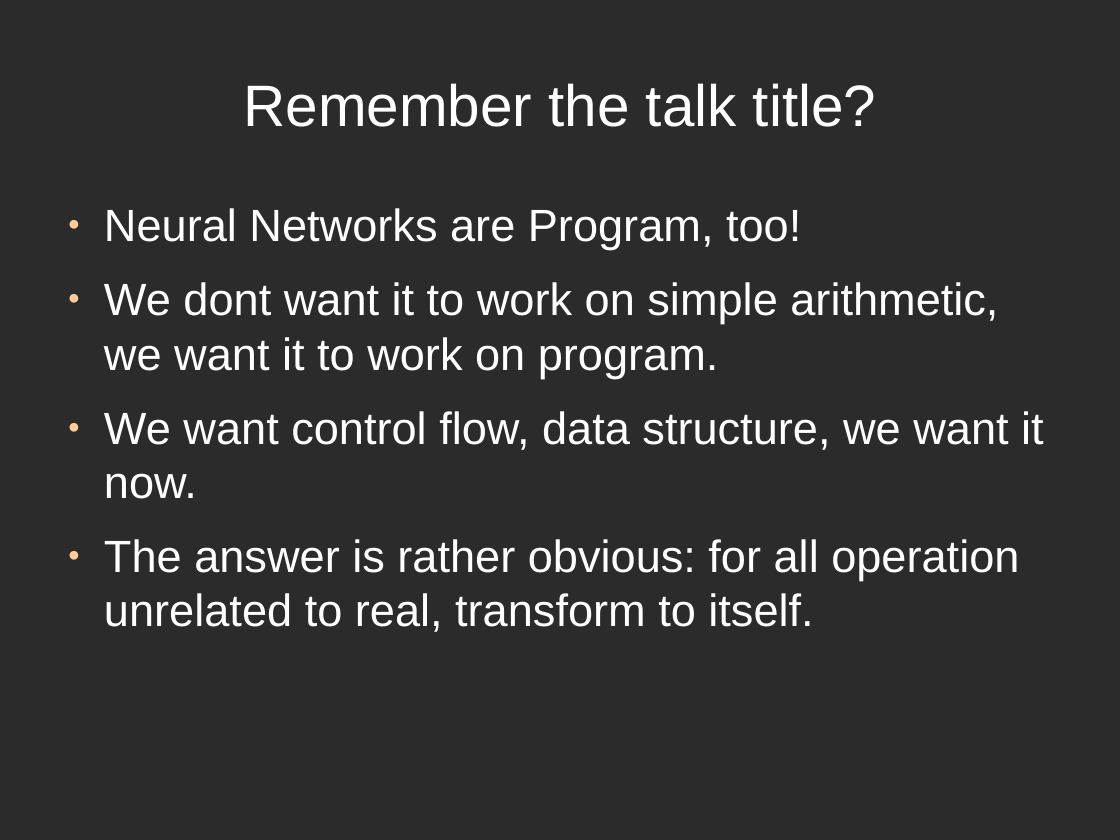
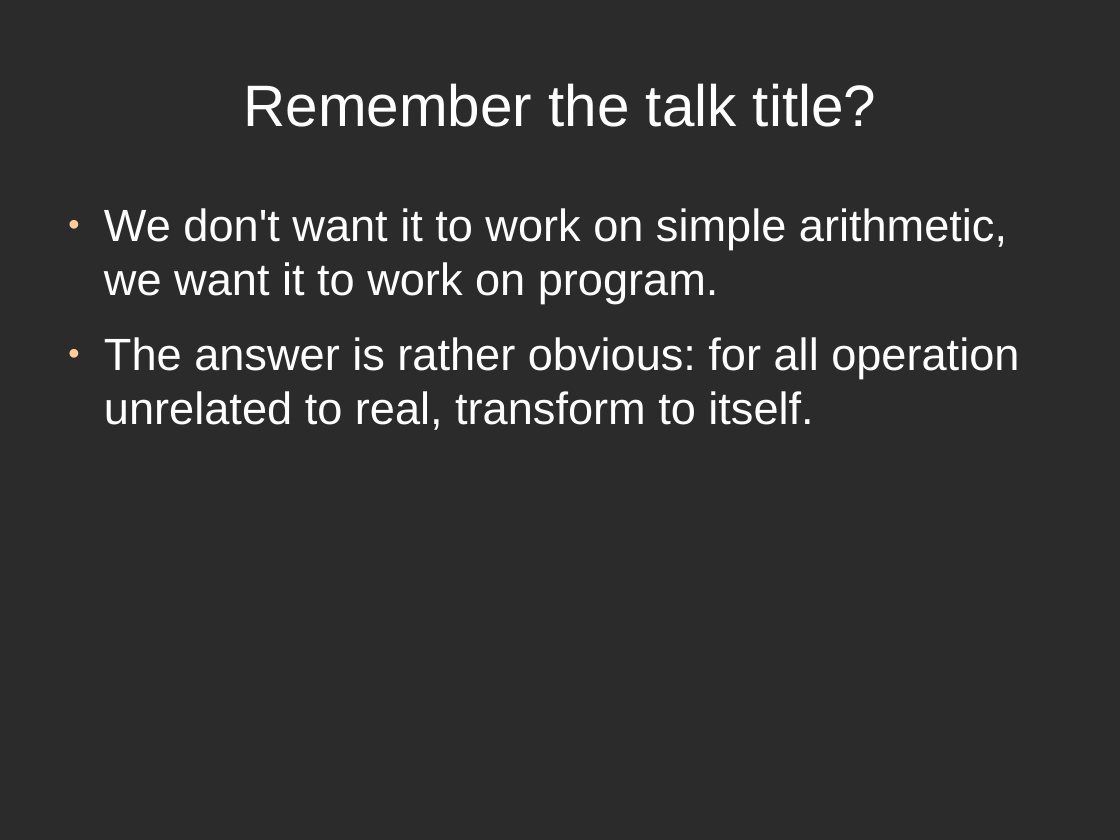
Before and after one commit to ThoughtWorksInc/DeepDarkFantasy, a slide deck: slide 10 of Talk.odp (slide 9 before the commit). Drawn at 1120x840 pixels with LibreOffice and Linux fonts; fonts in the diff are those of the drawing; background and template pictures are left out; a plain dark background stands for a picture behind light text. Boxes give left, top, right and bottom in pixels: in the first picture for what was removed or moved away, otherwise in the second. Text is boxed around its words. In the diff, an @@ line names an element or a change of style, - is before the commit and + after.

```diff
--- a/Talk.odp
+++ b/Talk.odp
@@ text at [104,208,1007,304]: text changed @@
-● Neural Networks are Program, too!
-● We dont want it to work on simple arithmetic, we want it to work on program.
-● We want control flow, data structure, we want it now.
+● We don't want it to work on simple arithmetic, we want it to work on program.
```
Also in this commit, not shown: 17 other slides changed, 1 slide added, 1 slide removed.
